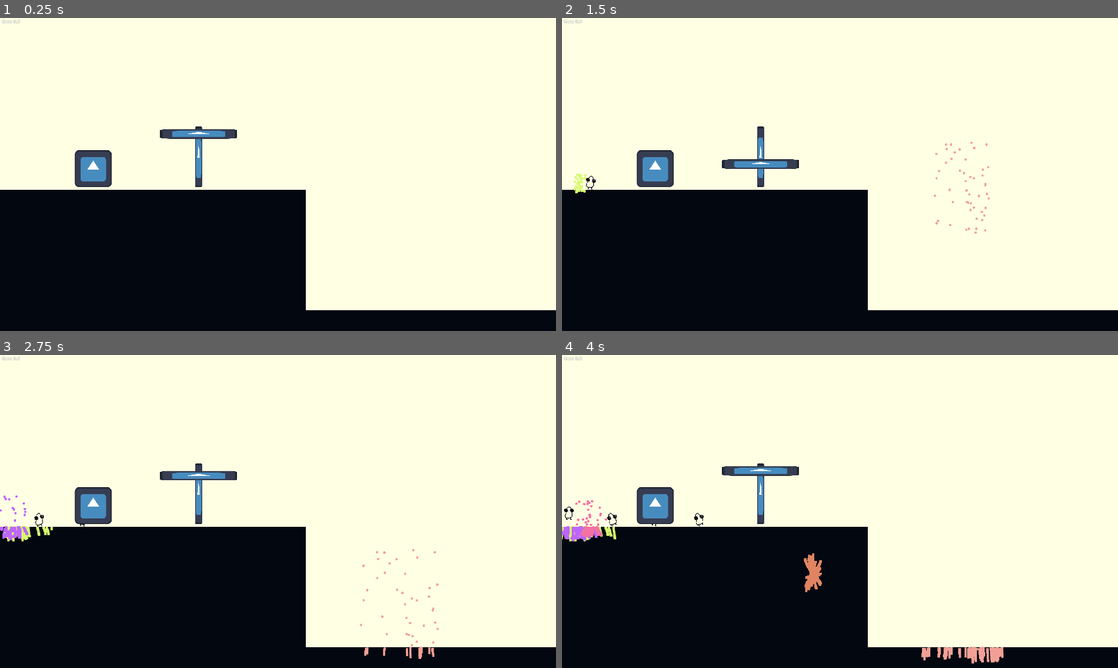
Above: before the commit, frames 1-4 (two rows, left to right).
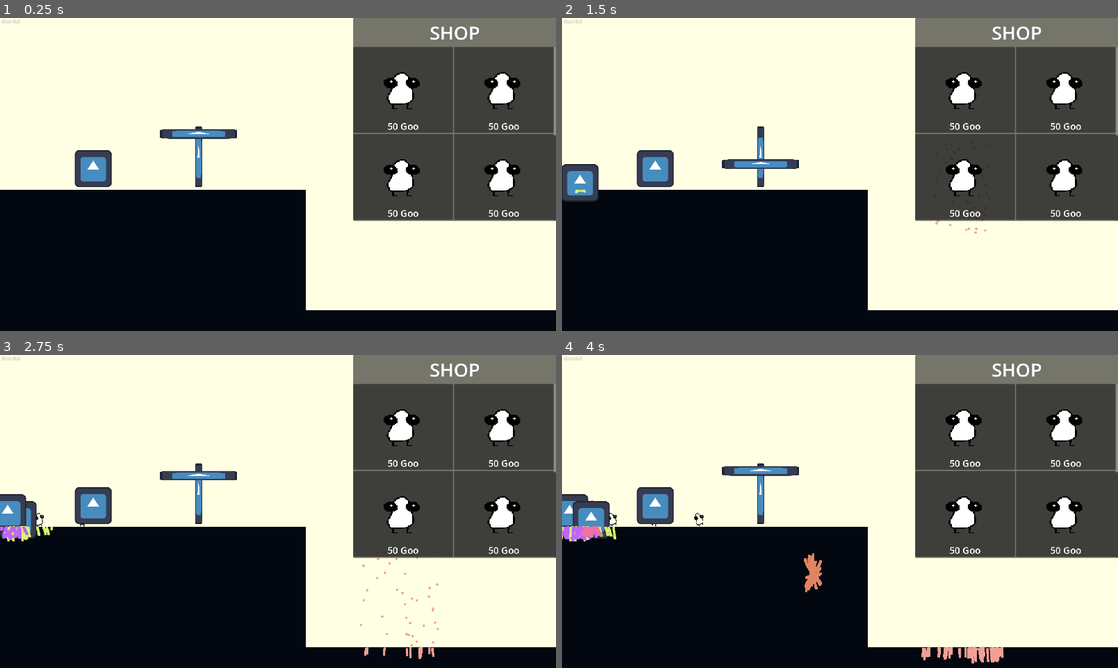
Above: after the commit, the same moments.

Repository: Octoan1/Tinkles-Incremental
Game: Godot game, scene res://main.tscn
The game is run twice, just before and just after one commit, with the same random seed, the same clock (stepped at 60 frames per second) and the same inputs. The engine's default icon, where the game draws it, is replaced by a stand-in: a white triangle on a blue panel in a dark square.
Inputs (mouse positions are in pixels of both pictures, inside the frame that each line leads up to):
- Up to frame 1 (0.25 s): no input
- Up to frame 2 (1.5 s): tap Enter at 0.5 s; move the mouse to (962, 158) at 0.52 s; click (962, 158) at 0.6 s; move the mouse to (578, 183) at 1.27 s; click (578, 183) at 1.35 s
- Up to frame 3 (2.75 s): move the mouse to (5, 511) at 2.02 s; click (5, 511) at 2.1 s
- Up to frame 4 (4 s): move the mouse to (812, 574) at 2.77 s; click (812, 574) at 2.85 s; move the mouse to (589, 520) at 3.52 s; click (589, 520) at 3.6 s

The runs differ from the first frame. In frame 1, 24% of the frame differs, in the area x 63-100%, y 0-65%; in frame 2, 24%; in frame 3, 24%; in frame 4, 24%, in the area x 0-100%, y 0-65%.

Commit message:
Early Shop Prototype
- Drag and drop functionality on a shop
- Can place a building only in the designated valid area
- TODO: Should make a resource or custom class for buildings

Diff:
--- a/Game Logic/game_manager.gd
+++ b/Game Logic/game_manager.gd
@@ -1,7 +1,24 @@
 extends Node
 
 var goo: float = 0.0
-var ui_node = CanvasLayer
+var ui_node: CanvasLayer
+var buildings: Array[PackedScene]
+
+
+
+func _ready() -> void:
+	var folder_path = "res://Objects/Buildings/"
+	var files = DirAccess.get_files_at(folder_path)
+
+	for file_name in files:
+		if file_name.ends_with(".import") or file_name.ends_with(".remap"):
+			continue
+
+		var full_path = folder_path + file_name
+
+		var scene = load(full_path)
+		if scene is PackedScene:
+			buildings.append(scene)
 
 func modify_goo(amount):
 	goo += amount
--- a/Objects/Lemming/lemming.gd
+++ b/Objects/Lemming/lemming.gd
@@ -35,8 +35,8 @@
 	print(t, " trait added")
 	# check if trait already exists
 	if traits.has(t):
-		# special case: Fed can be stacked.
-		if t.name != "Fed":
+		# special case: don't add trait if it is not stackable.
+		if not t.stackable:
 			return
 
 	traits.append(t)
--- a/Traits/fed.tres
+++ b/Traits/fed.tres
@@ -6,4 +6,5 @@
 script = ExtResource("1_r3th0")
 name = "Fed"
 effect_name = "_fed"
+stackable = true
 metadata/_custom_type_script = "uid://bjtvmhml7uq0"
--- a/Traits/trait.gd
+++ b/Traits/trait.gd
@@ -3,3 +3,4 @@
 
 @export var name: String
 @export var effect_name: String
+@export var stackable: bool
--- /dev/null
+++ b/UI/building_placement.gd
@@ -0,0 +1,14 @@
+extends Node2D
+
+@onready var texture_rect: TextureRect = $TextureRect
+var sprite: Texture2D
+@onready var area_2d: Area2D = $Area2D
+signal valid_placement
+
+func _ready() -> void:
+	texture_rect.texture = sprite
+
+func _process(delta: float) -> void:
+	var areas = area_2d.get_overlapping_areas()
+	if not areas.is_empty():
+		emit_signal("valid_placement")
--- /dev/null
+++ b/UI/building_placement.tscn
@@ -0,0 +1,28 @@
+[gd_scene format=3 uid="uid://fjg6m8jxharl"]
+
+[ext_resource type="Script" uid="uid://dvv8ec3wc258l" path="res://UI/building_placement.gd" id="1_7hcp2"]
+
+[sub_resource type="RectangleShape2D" id="RectangleShape2D_74fni"]
+
+[node name="building_placement" type="Node2D" unique_id=844309108]
+script = ExtResource("1_7hcp2")
+
+[node name="TextureRect" type="TextureRect" parent="." unique_id=109568859]
+anchors_preset = 8
+anchor_left = 0.5
+anchor_top = 0.5
+anchor_right = 0.5
+anchor_bottom = 0.5
+offset_left = -20.0
+offset_top = -20.0
+offset_right = 20.0
+offset_bottom = 20.0
+grow_horizontal = 2
+grow_vertical = 2
+
+[node name="Area2D" type="Area2D" parent="." unique_id=45553205]
+collision_layer = 16
+collision_mask = 8
+
+[node name="CollisionShape2D" type="CollisionShape2D" parent="Area2D" unique_id=1556064533]
+shape = SubResource("RectangleShape2D_74fni")
--- /dev/null
+++ b/UI/shop.gd
@@ -0,0 +1,22 @@
+extends Control
+
+@onready var v_box_container: VBoxContainer = $Panel/ScrollContainer/VBoxContainer
+const BUILDING_PLACEMENT = preload("uid://fjg6m8jxharl")
+
+var shop_items: Array[Panel]
+
+func _ready() -> void:
+	populate_shop()
+
+func populate_shop() -> void:
+	access_items()
+	for building in GameManager.buildings:
+		#TODO complete logic
+		pass
+
+
+func access_items() -> void:
+	shop_items = []
+	for row in v_box_container.get_children():
+		for shop_item in row.get_children():
+			shop_items.append(shop_item)
--- /dev/null
+++ b/UI/shop.tscn
@@ -0,0 +1,96 @@
+[gd_scene format=3 uid="uid://b3sy11wbwvqva"]
+
+[ext_resource type="Script" uid="uid://dglqns8u7alin" path="res://UI/shop.gd" id="1_ajbpu"]
+[ext_resource type="PackedScene" uid="uid://byw00vpoqkdyb" path="res://UI/shop_item.tscn" id="2_ajbpu"]
+
+[node name="Shop" type="Control" unique_id=459058028]
+layout_mode = 3
+anchors_preset = 0
+offset_right = 1920.0
+offset_bottom = 1080.0
+script = ExtResource("1_ajbpu")
+
+[node name="Panel" type="Panel" parent="." unique_id=364727084]
+layout_mode = 1
+anchors_preset = 1
+anchor_left = 1.0
+anchor_right = 1.0
+offset_left = -700.0
+offset_bottom = 700.0
+grow_horizontal = 0
+
+[node name="ShopLabel" type="Label" parent="Panel" unique_id=1372291455]
+layout_mode = 1
+anchors_preset = 5
+anchor_left = 0.5
+anchor_right = 0.5
+offset_left = -86.5
+offset_top = 6.0
+offset_right = 86.5
+offset_bottom = 94.0
+grow_horizontal = 2
+theme_override_font_sizes/font_size = 64
+text = "SHOP"
+
+[node name="ScrollContainer" type="ScrollContainer" parent="Panel" unique_id=1603964715]
+layout_mode = 1
+anchors_preset = 2
+anchor_top = 1.0
+anchor_bottom = 1.0
+offset_top = -600.0
+offset_right = 700.0
+grow_vertical = 0
+horizontal_scroll_mode = 0
+
+[node name="VBoxContainer" type="VBoxContainer" parent="Panel/ScrollContainer" unique_id=401179770]
+layout_mode = 2
+size_flags_horizontal = 3
+size_flags_vertical = 3
+
+[node name="HBoxRow1" type="HBoxContainer" parent="Panel/ScrollContainer/VBoxContainer" unique_id=225520623]
+layout_direction = 2
+layout_mode = 2
+size_flags_horizontal = 3
+size_flags_vertical = 3
+
+[node name="ShopItem" parent="Panel/ScrollContainer/VBoxContainer/HBoxRow1" unique_id=1436335752 instance=ExtResource("2_ajbpu")]
+layout_mode = 2
+
+[node name="ShopItem2" parent="Panel/ScrollContainer/VBoxContainer/HBoxRow1" unique_id=1486136251 instance=ExtResource("2_ajbpu")]
+layout_mode = 2
+
+[node name="HBoxRow2" type="HBoxContainer" parent="Panel/ScrollContainer/VBoxContainer" unique_id=358707674]
+layout_direction = 2
+layout_mode = 2
+size_flags_horizontal = 3
+size_flags_vertical = 3
+
+[node name="ShopItem" parent="Panel/ScrollContainer/VBoxContainer/HBoxRow2" unique_id=1525384874 instance=ExtResource("2_ajbpu")]
+layout_mode = 2
+
+[node name="ShopItem2" parent="Panel/ScrollContainer/VBoxContainer/HBoxRow2" unique_id=1447977822 instance=ExtResource("2_ajbpu")]
+layout_mode = 2
+
+[node name="HBoxRow3" type="HBoxContainer" parent="Panel/ScrollContainer/VBoxContainer" unique_id=1507378746]
+layout_direction = 2
+layout_mode = 2
+size_flags_horizontal = 3
+size_flags_vertical = 3
+
+[node name="ShopItem" parent="Panel/ScrollContainer/VBoxContainer/HBoxRow3" unique_id=639220903 instance=ExtResource("2_ajbpu")]
+layout_mode = 2
+
+[node name="ShopItem2" parent="Panel/ScrollContainer/VBoxContainer/HBoxRow3" unique_id=127386152 instance=ExtResource("2_ajbpu")]
+layout_mode = 2
+
+[node name="HBoxRow4" type="HBoxContainer" parent="Panel/ScrollContainer/VBoxContainer" unique_id=1663498042]
+layout_direction = 2
+layout_mode = 2
+size_flags_horizontal = 3
+size_flags_vertical = 3
+
+[node name="ShopItem" parent="Panel/ScrollContainer/VBoxContainer/HBoxRow4" unique_id=1467937217 instance=ExtResource("2_ajbpu")]
+layout_mode = 2
+
+[node name="ShopItem2" parent="Panel/ScrollContainer/VBoxContainer/HBoxRow4" unique_id=317560338 instance=ExtResource("2_ajbpu")]
+layout_mode = 2
--- /dev/null
+++ b/UI/shop_item.gd
@@ -0,0 +1,69 @@
+extends Panel
+const BUILDING_PLACEMENT = preload("uid://fjg6m8jxharl")
+@onready var item_icon: TextureRect = $ItemIcon
+const BUFFET = preload("uid://dlayonr1hr4tv")
+
+
+var building_preview: Node2D
+var click_holding = false
+var can_place = false
+@export var item_price: float = 0.0
+@export var building: Node2D
+var building_path: PackedScene
+
+func _input(event: InputEvent) -> void:
+	if event is InputEventMouseButton and event.button_index == MOUSE_BUTTON_LEFT:
+
+		# create the building preview while holding lmb
+		if event.pressed and not click_holding:
+			click_holding = true
+
+			building_preview = BUILDING_PLACEMENT.instantiate()
+
+			building_preview.sprite = item_icon.texture
+			building_preview.global_position = get_global_mouse_position()
+			building_preview.connect("valid_placement", can_place_building)
+			get_tree().current_scene.add_child(building_preview)
+
+			item_icon.modulate.a = 0.5
+			can_place = false
+
+		# check when mouse is released
+		elif not event.pressed and click_holding:
+			click_holding = false
+
+			# if the building can be purchased, place it and reset preview
+			if GameManager.goo >= item_price and can_place:
+				# update goo
+				GameManager.goo -= item_price
+
+				# currently hardcoded to build the buffet
+				building = BUFFET.instantiate()
+				#building = building_path.instantiate()
+
+				building.global_position = get_global_mouse_position()
+				get_tree().current_scene.add_child(building)
+
+				print("building purchased!")
+
+				if is_instance_valid(building_preview):
+					building_preview.queue_free()
+				can_place = false
+
+			# if the building cannot be placed, reset preview
+			else:
+				if is_instance_valid(building_preview):
+					building_preview.queue_free()
+				print("building failed to purchase")
+
+			item_icon.modulate.a = 1.0
+			can_place = false
+
+
+func can_place_building() -> void:
+	can_place = true
+
+# check if lmb is held down, and if the building preview exists
+func _process(delta: float) -> void:
+	if click_holding and is_instance_valid(building_preview):
+		building_preview.global_position = get_global_mouse_position()
--- /dev/null
+++ b/UI/shop_item.tscn
@@ -0,0 +1,40 @@
+[gd_scene format=3 uid="uid://byw00vpoqkdyb"]
+
+[ext_resource type="Script" uid="uid://bhwgnkhwlusmw" path="res://UI/shop_item.gd" id="1_j3n3j"]
+[ext_resource type="Texture2D" uid="uid://bypcf1giookoa" path="res://Assets/Asesprite/lemming.png" id="2_upbfp"]
+
+[node name="ShopItem" type="Panel" unique_id=1436335752]
+custom_minimum_size = Vector2(296, 296)
+size_flags_horizontal = 3
+size_flags_vertical = 3
+script = ExtResource("1_j3n3j")
+
+[node name="PriceLabel" type="Label" parent="." unique_id=1899677443]
+layout_mode = 1
+anchors_preset = 7
+anchor_left = 0.5
+anchor_top = 1.0
+anchor_right = 0.5
+anchor_bottom = 1.0
+offset_left = -20.0
+offset_top = -23.0
+offset_right = 20.0
+grow_horizontal = 2
+grow_vertical = 0
+theme_override_font_sizes/font_size = 32
+text = "50 Goo"
+
+[node name="ItemIcon" type="TextureRect" parent="." unique_id=957050888]
+layout_mode = 1
+anchors_preset = 8
+anchor_left = 0.5
+anchor_top = 0.5
+anchor_right = 0.5
+anchor_bottom = 0.5
+offset_left = -75.0
+offset_top = -75.0
+offset_right = 75.0
+offset_bottom = 75.0
+grow_horizontal = 2
+grow_vertical = 2
+texture = ExtResource("2_upbfp")
--- a/buffet.gd
+++ b/buffet.gd
@@ -1,5 +1,6 @@
 extends Node2D
 const FED = preload("uid://c3jioqw4s0t18")
+var price = 15.0
 
 func _on_area_2d_body_entered(body: Node2D) -> void:
 	body.add_trait(FED)
--- a/crusher.gd
+++ b/crusher.gd
@@ -7,6 +7,7 @@
 @onready var crusher_trap: Sprite2D = $CrusherTrap
 @onready var trap_start: Marker2D = $TrapStart
 @onready var trap_end: Marker2D = $TrapEnd
+var price = 10.0
 
 
 var attacking = false
--- a/main.tscn
+++ b/main.tscn
@@ -8,6 +8,7 @@
 [ext_resource type="Script" uid="uid://ttsgpucekkd3" path="res://UI/ui.gd" id="4_1bvp3"]
 [ext_resource type="PackedScene" uid="uid://dlayonr1hr4tv" path="res://Objects/Buildings/buffet.tscn" id="4_lquwl"]
 [ext_resource type="PackedScene" uid="uid://cfjinxyfp22kg" path="res://Objects/Buildings/crusher.tscn" id="8_5vw27"]
+[ext_resource type="PackedScene" uid="uid://b3sy11wbwvqva" path="res://UI/shop.tscn" id="9_efxa6"]
 [ext_resource type="Script" uid="uid://dn3uct6bpvl42" path="res://Components/hitbox_component.gd" id="9_kek77"]
 [ext_resource type="Script" uid="uid://benf61sjypd5q" path="res://Components/attack.gd" id="10_4c57u"]
 
@@ -22,6 +23,9 @@
 
 [sub_resource type="RectangleShape2D" id="RectangleShape2D_4c57u"]
 size = Vector2(886, 20)
+
+[sub_resource type="RectangleShape2D" id="RectangleShape2D_efxa6"]
+size = Vector2(1053.5, 73.5)
 
 [node name="Main" type="Node" unique_id=1833770416]
 
@@ -62,6 +66,8 @@
 [node name="Crusher" parent="." unique_id=762803738 instance=ExtResource("8_5vw27")]
 position = Vector2(686, 400)
 
+[node name="Shop" parent="." unique_id=459058028 instance=ExtResource("9_efxa6")]
+
 [node name="GroundDamage" type="Area2D" parent="." unique_id=18611825]
 position = Vector2(1318, 1001)
 collision_layer = 4
@@ -75,4 +81,12 @@
 shape = SubResource("RectangleShape2D_4c57u")
 debug_color = Color(1, 0.010942406, 0.057153173, 0.41960785)
 
+[node name="ValidPlacementArea" type="Area2D" parent="." unique_id=2032836884]
+collision_layer = 8
+collision_mask = 16
+
+[node name="CollisionShape2D" type="CollisionShape2D" parent="ValidPlacementArea" unique_id=2087504089]
+position = Vector2(525.75, 552.75)
+shape = SubResource("RectangleShape2D_efxa6")
+
 [connection signal="timeout" from="LemmingSpawner/Timer" to="LemmingSpawner" method="_on_timer_timeout"]
--- a/project.godot
+++ b/project.godot
@@ -57,6 +57,8 @@
 2d_physics/layer_1="Ground"
 2d_physics/layer_2="Lemming"
 2d_physics/layer_3="Building"
+2d_physics/layer_4="Valid Placement"
+2d_physics/layer_5="Building Placement"
 
 [physics]
 
Not shown, added: UI/building_placement.gd.uid
Not shown, added: UI/shop.gd.uid
Not shown, added: UI/shop_item.gd.uid
